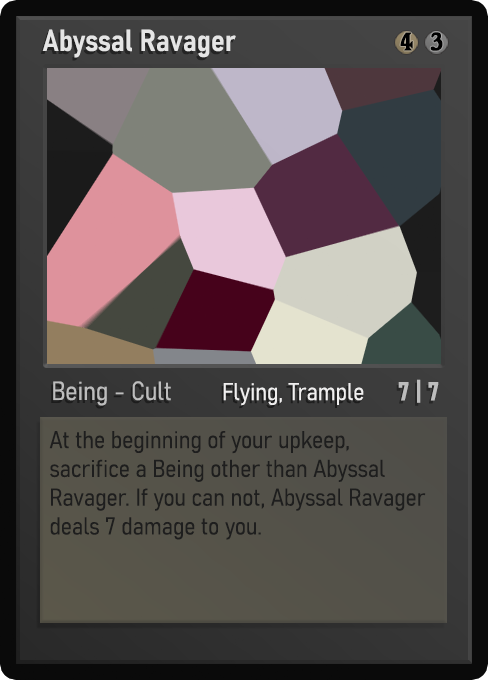
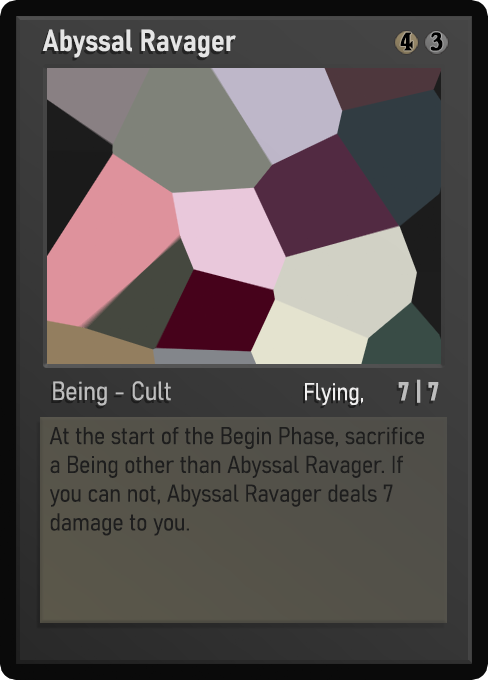
Revision of a layered 488x680 image; what changed, layer by layer:
painted on "Ability" over [223, 383, 364, 406]
painted on "Desc_norm" over [49, 427, 426, 540]
